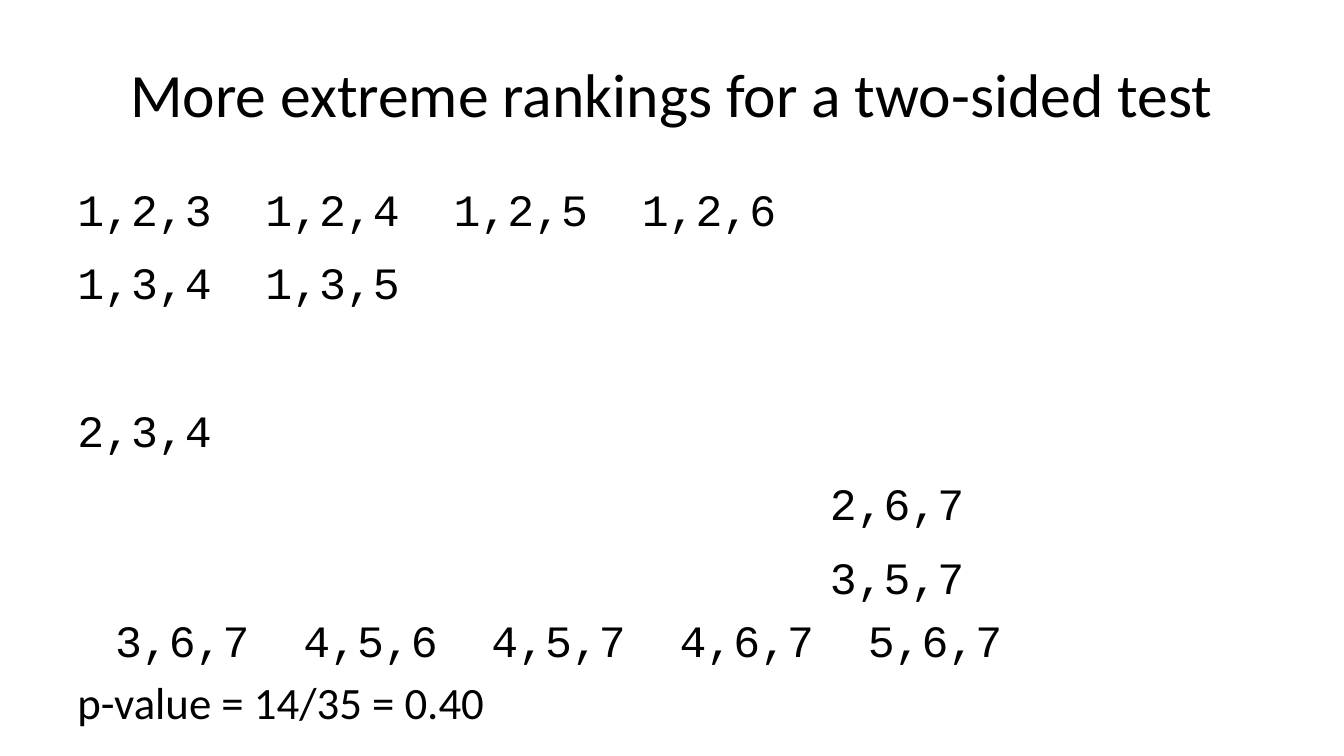
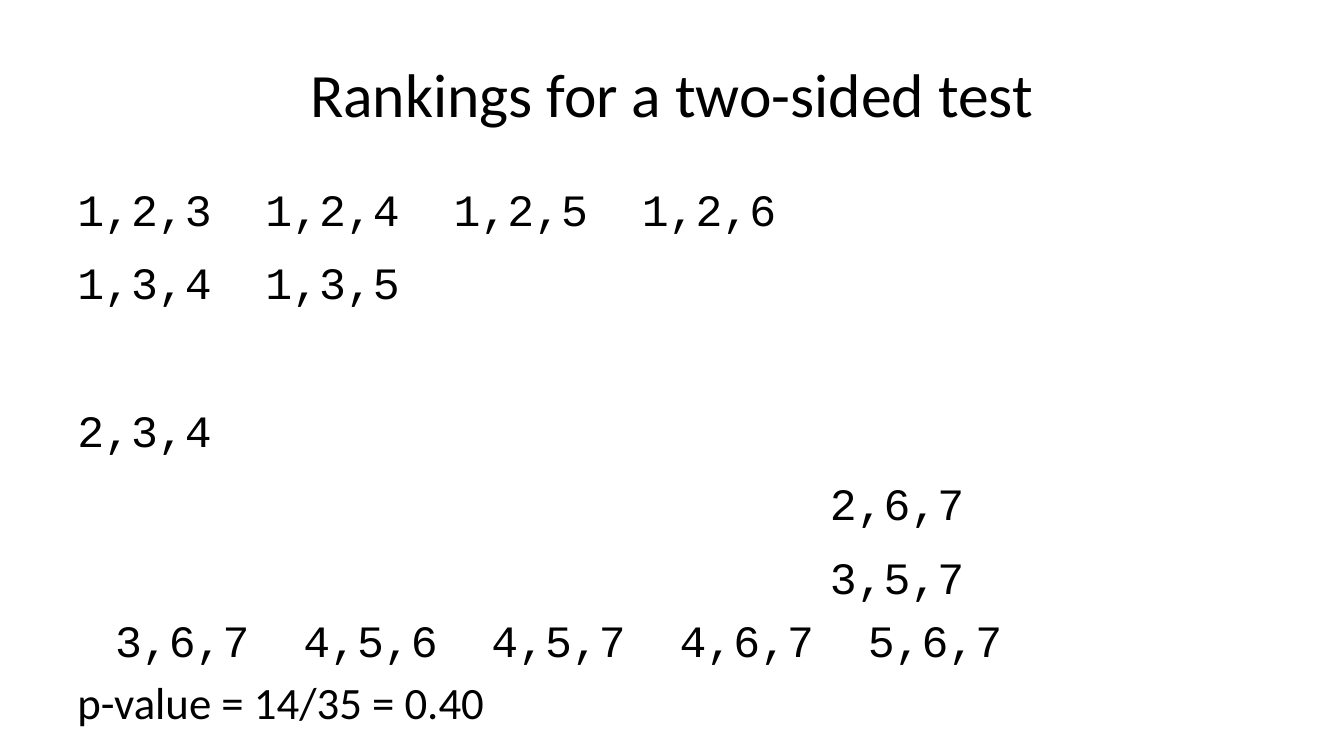
Before and after one commit to pmean/talks, a slide deck: slide 45 of exact-tests/results/exact-and-randomization-tests.pptx (slide 43 before the commit). Drawn at 1344x756 pixels with LibreOffice and Linux fonts; fonts in the diff are those of the drawing. Boxes give left, top, right and bottom in pixels: in the first picture for what was removed or moved away, otherwise in the second. Text is boxed around its words. In the diff, an @@ line names an element or a change of style, - is before the commit and + after.

```diff
--- a/exact-tests/results/exact-and-randomization-tests.pptx
+++ b/exact-tests/results/exact-and-randomization-tests.pptx
@@ title at [310,74,1033,128]: text changed @@
-More extreme rankings for a two-sided test
+Rankings for a two-sided test
```
Also in this commit, not shown: 13 other slides changed, 6 slides added, 1 slide removed, 7 other files.
